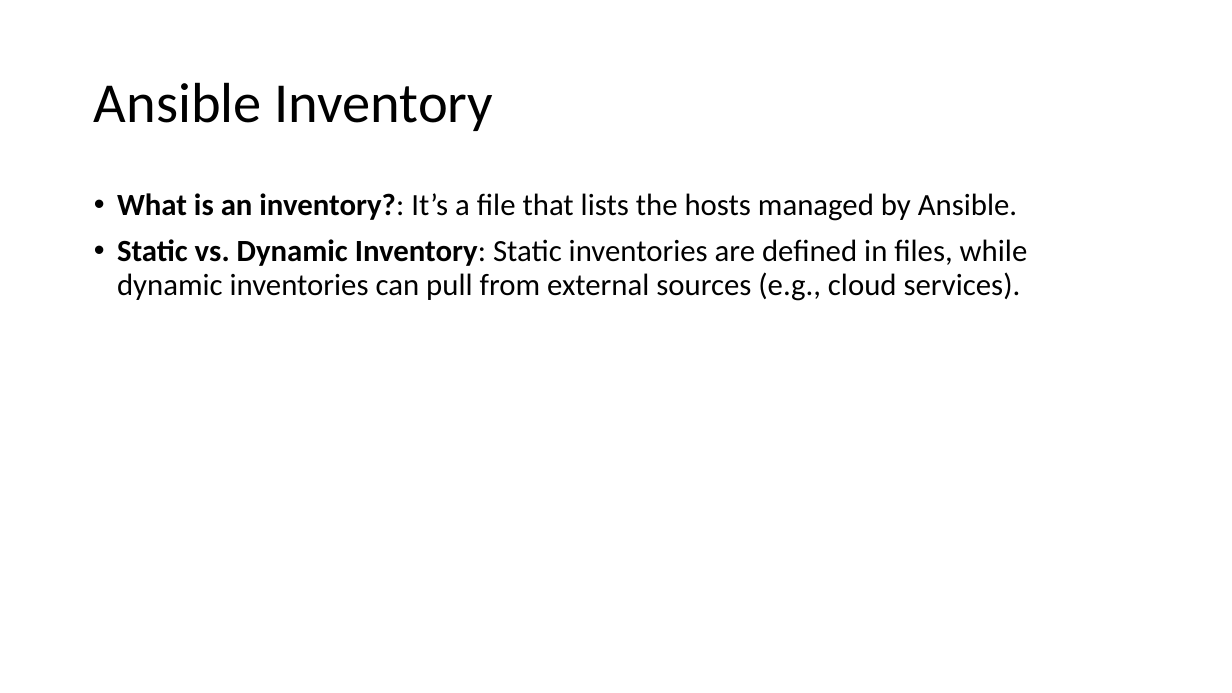
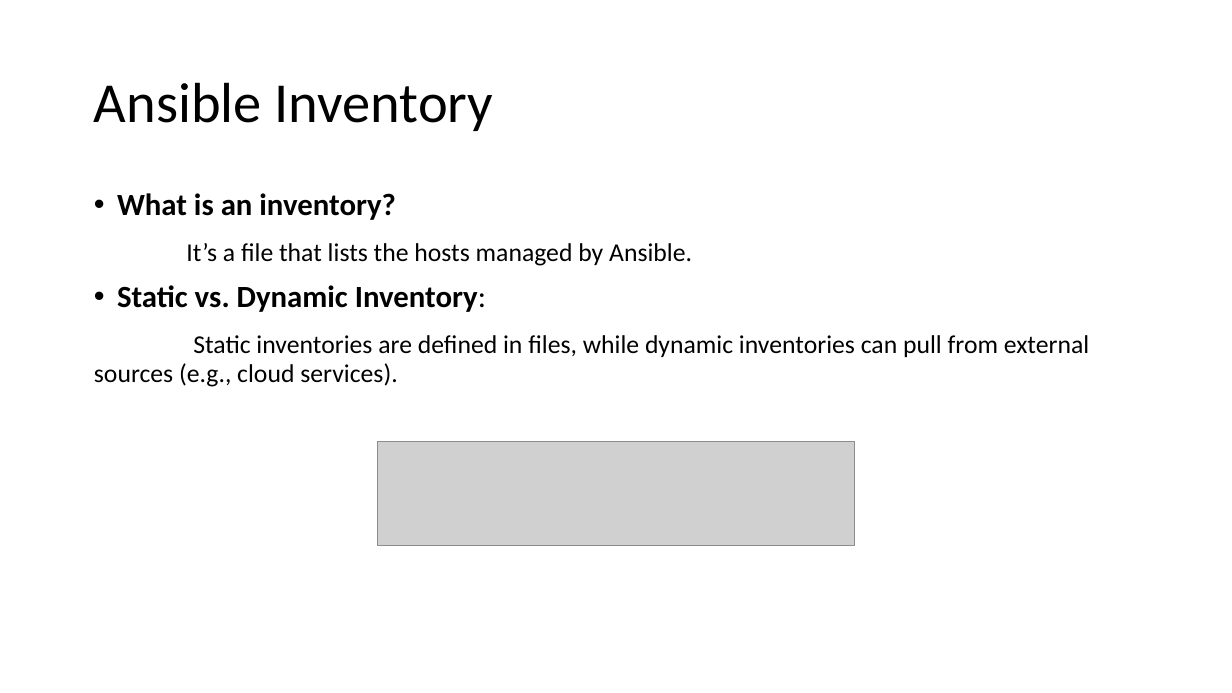
Before and after one commit to abirbandy/ansible-study-material, a slide deck: slide 7 of Introduction to Ansible.pptx. Drawn at 1232x693 pixels with LibreOffice and Linux fonts; fonts in the diff are those of the drawing; grey boxes stand for pictures. Boxes give left, top, right and bottom in pixels: in the first picture for what was removed or moved away, otherwise in the second. Text is boxed around its words. In the diff, an @@ line names an element or a change of style, - is before the commit and + after.

```diff
--- a/Introduction to Ansible.pptx
+++ b/Introduction to Ansible.pptx
@@ text at box(94, 193, 1089, 387): text changed; size 24 to 20 pt @@
-• What is an inventory?: It’s a file that lists the hosts managed by Ansible.
-• Static vs. Dynamic Inventory: Static inventories are defined in files, while dynamic inventories can pull from external sources (e.g., cloud services).
+• What is an inventory?
+It’s a file that lists the hosts managed by Ansible.
+• Static vs. Dynamic Inventory:
+Static inventories are defined in files, while dynamic inventories can pull from external sources (e.g., cloud services).
@@ picture added at box(378, 442, 855, 545) @@
```
Also in this commit, not shown: 4 other slides changed, 19 slides added, 1 slide removed.
